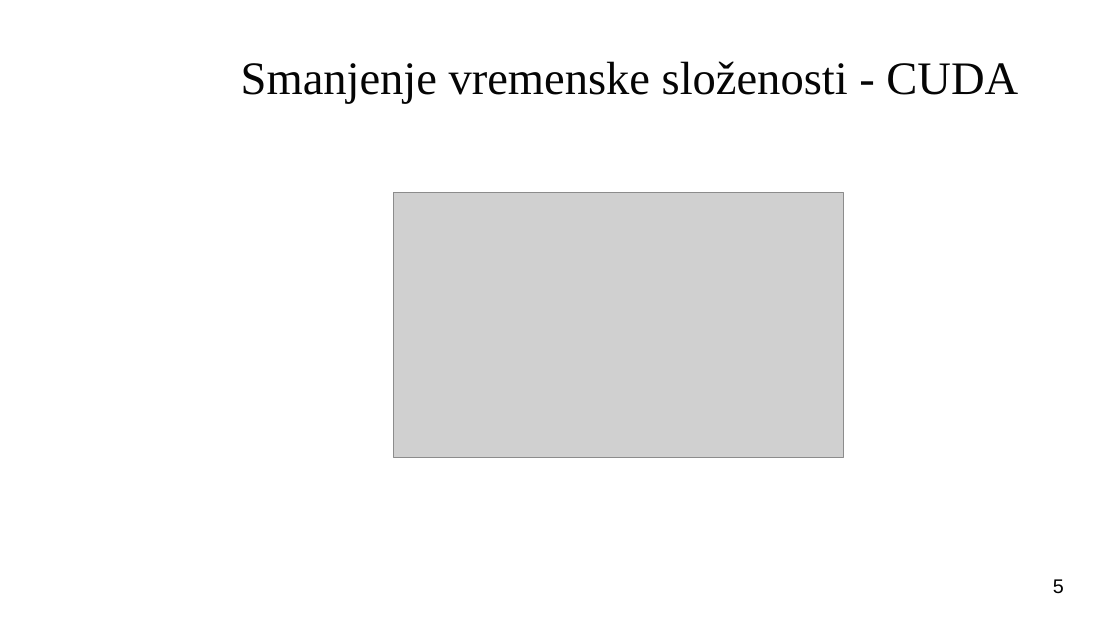
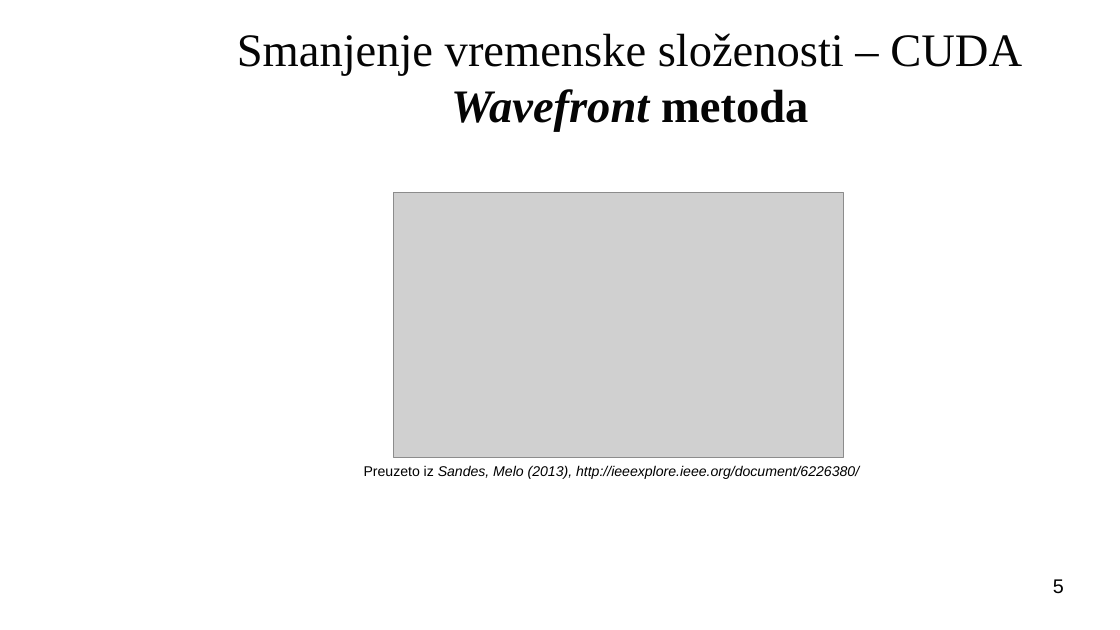
Before and after one commit to toi333/Bio, a slide deck: slide 5 of prez.odp. Drawn at 1120x630 pixels with LibreOffice and Linux fonts; fonts in the diff are those of the drawing; grey boxes stand for pictures; background and template pictures are left out. Boxes give left, top, right and bottom in pixels: in the first picture for what was removed or moved away, otherwise in the second. Text is boxed around its words. In the diff, an @@ line names an element or a change of style, - is before the commit and + after.

```diff
--- a/prez.odp
+++ b/prez.odp
@@ title at [237, 33, 1022, 132]: text changed @@
-Smanjenje vremenske složenosti - CUDA
+Smanjenje vremenske složenosti – CUDA
+Wavefront metoda
@@ text added at [364, 465, 859, 479], 10 pt, text #000000, italic @@
+Preuzeto iz Sandes, Melo (2013), http://ieeexplore.ieee.org/document/6226380/
```
Also in this commit, not shown: 3 other slides changed, 1 other file.
